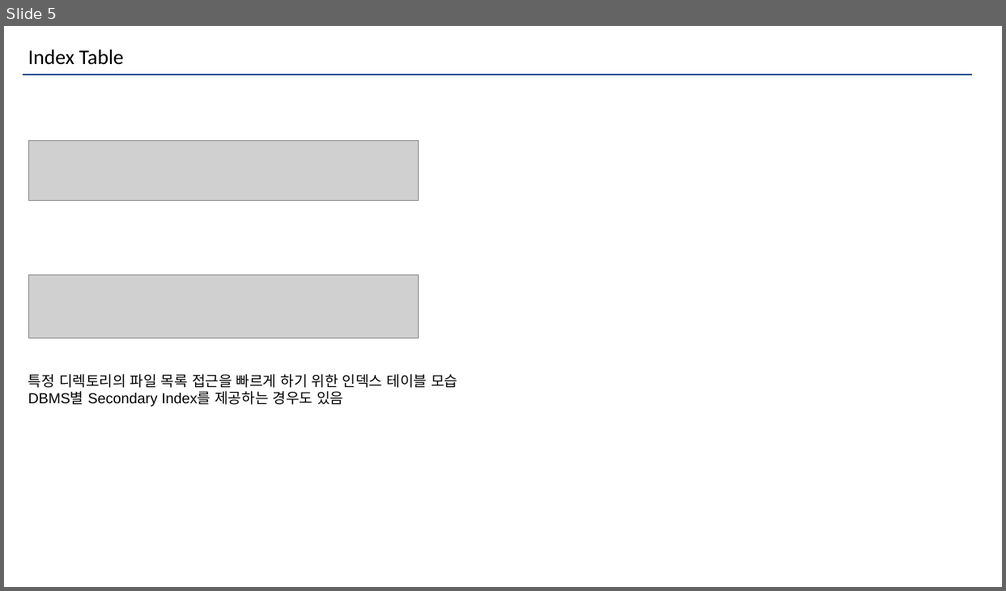
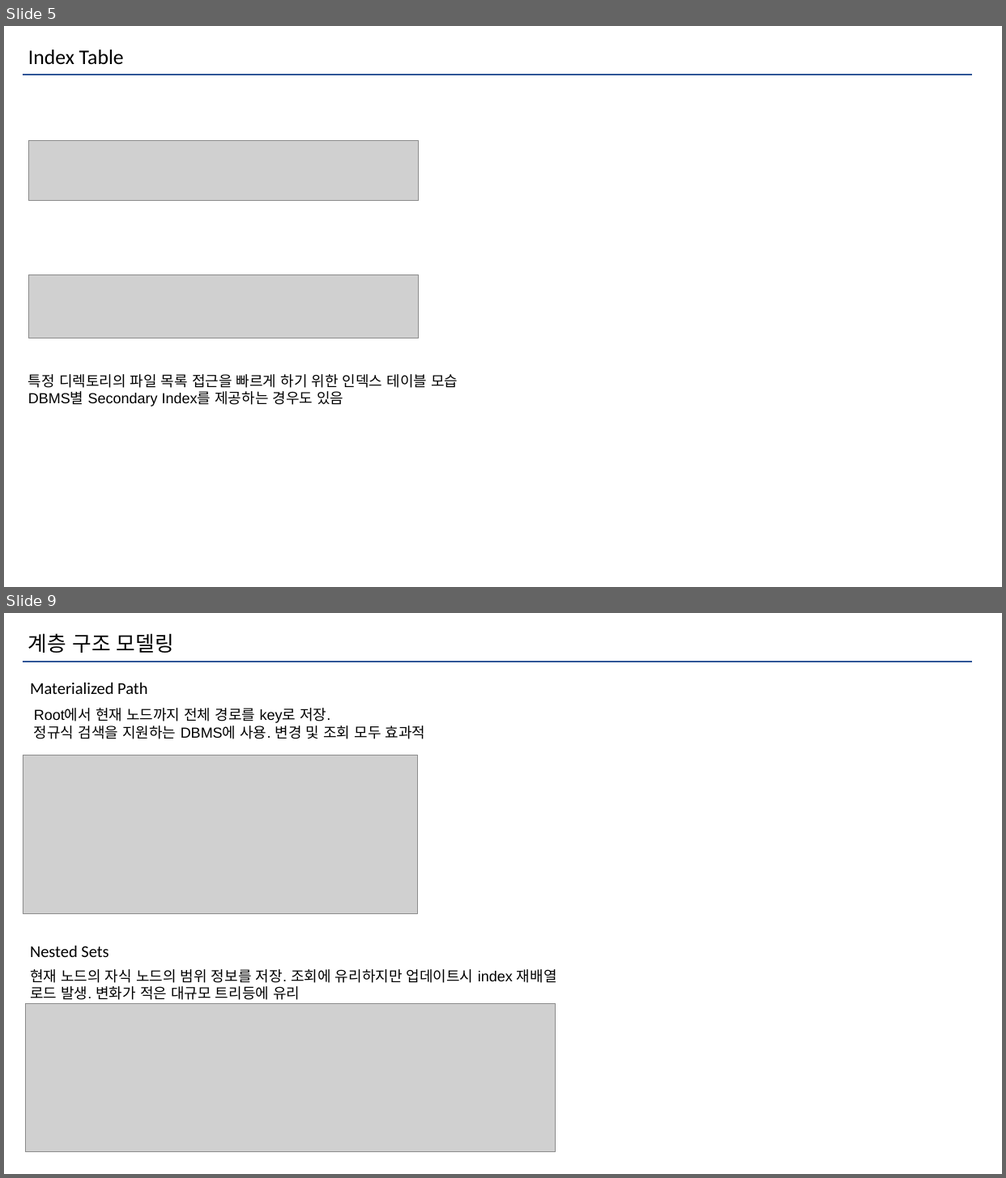
Before and after one commit to Joel-Hwang/leetcode, a slide deck: NoSQL.pptx. Shown one above the other, each under a label of ours: slide 5 before the commit, slides 5 and 9 after it; the slides between them are not shown. The pictures are 1006x591 and 1006x1178 pixels, drawn with LibreOffice and Linux fonts; fonts in the diff are those of the drawing; grey boxes stand for pictures. Boxes give left, top, right and bottom in pixels: in the first picture for what was removed or moved away, otherwise in the second. Text is boxed around its words. In the diff, an @@ line names an element or a change of style, - is before the commit and + after.

```diff
--- a/NoSQL.pptx
+++ b/NoSQL.pptx
@@ slide 9 added at <box>4,613,1002,1174</box>, background #FFFFFF @@
@@ text added at <box>28,633,174,653</box>, 20 pt, text #000000 @@
+계층 구조 모델링
@@ line added from (23, 662) to (973, 662), #2F5597 1.5 pt @@
@@ text added at <box>30,682,147,694</box>, 16 pt, text #000000 @@
+Materialized Path
@@ text added at <box>34,708,426,739</box>, 14 pt, text #000000 @@
+Root에서 현재 노드까지 전체 경로를 key로 저장.
+정규식 검색을 지원하는 DBMS에 사용. 변경 및 조회 모두 효과적
@@ picture added at <box>23,756,418,914</box> @@
@@ text added at <box>30,945,108,957</box>, 16 pt, text #000000 @@
+Nested Sets
@@ text added at <box>30,969,557,1000</box>, 14 pt, text #000000 @@
+현재 노드의 자식 노드의 범위 정보를 저장. 조회에 유리하지만 업데이트시 index 재배열 로드 발생. 변화가 적은 대규모 트리등에 유리
@@ picture added at <box>25,1003,555,1152</box> @@
```
Also in this commit, not shown: 2 slides changed, 1 other slide added.
